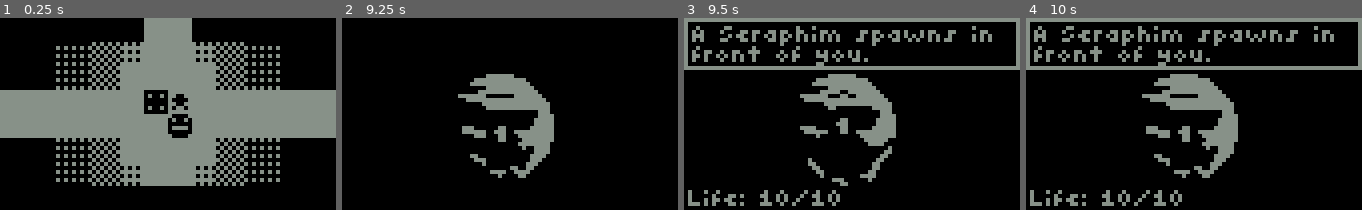
Above: before the commit, frames 1-4 (left to right).
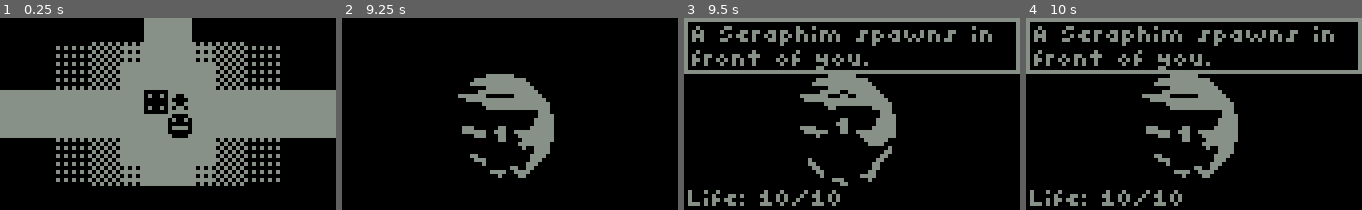
Above: after the commit, the same moments.

Repository: kiwijuice56/nokia-3310-rpg
Game: Godot game, scene res://main/main.tscn
Two runs of this game, one before a commit and one after it. Both use one fixed random seed, a clock stepped at 60 frames per second and the inputs below.
Inputs:
- Up to frame 1 (0.25 s): no input
- Up to frame 2 (9.25 s): tap Enter (ui_accept) at 0.5, 0.77, 1.25, 1.52, 3.02, 3.77, 4.52, 6.02, 6.77, 7.52, 8.75, 9.02 s; hold Right (ui_right) 0.53-1.28 s; hold V (item) 0.53-1.28 s; tap Z (accept) at 0.6, 2.3, 2.85, 4.55, 5, 5.1, 6.8, 7.35, 9.05 s; hold X (back) 1.28-2.03 s; tap V (item) at 1.35, 3.05, 5.85, 7.55 s; tap C (stats) at 1.55, 3.8, 4.35, 6.05, 8.3, 8.85 s; hold Right (ui_right) 2.03-2.78 s; hold C (stats) 2.03-2.78 s; hold Up (ui_up) 2.78-3.53 s; hold V (item) 3.53-4.28 s; hold Left (ui_left) 3.53-5.03 s; hold X (back) 5.03-5.78 s; hold V (item) 5.03-5.78 s; hold Right (ui_right) 5.78-6.53 s; hold Up (ui_up) 6.53-7.28 s; hold C (stats) 6.53-7.28 s; hold Right (ui_right) 7.28-8.03 s; hold X (back) 8.03-8.78 s; hold V (item) 8.03-8.78 s; hold Left (ui_left) from 8.78 s (still down)
- Up to frame 3 (9.5 s): keep holding Left (ui_left)
- Up to frame 4 (10 s): release Left (ui_left) at 9.53 s; hold Up (ui_up) from 9.53 s (still down); hold V (item) from 9.53 s (still down); tap Z (accept) at 9.6 s; tap Enter (ui_accept) at 9.77 s

Frames 1-2 are identical in both runs. In frame 3, 5.8% of the frame differs, in the area x 0-100%, y 14-30%; in frame 4, 5.8%.

Commit message:
Better battle menu

Diff:
--- a/main/dungeon/dungeon.tscn
+++ b/main/dungeon/dungeon.tscn
@@ -1056,7 +1056,7 @@
 convo = Array[ExtResource("9_7s5am")]([SubResource("Resource_ap7ac"), SubResource("Resource_qocjm")])
 fail_convo = Array[ExtResource("9_7s5am")]([SubResource("Resource_006xb"), SubResource("Resource_mn6xr")])
 success_convo = Array[ExtResource("9_7s5am")]([SubResource("Resource_cehl2")])
-min_stat = 12
+min_stat = 8
 stat = "Dexterity"
 
 [node name="Sprite2D" parent="Barrier13" index="1"]
@@ -1099,6 +1099,61 @@
 position = Vector2(243, 357)
 item = "Gold"
 count = 8
+
+[node name="CacheBox86" parent="." instance=ExtResource("7_7woqm")]
+position = Vector2(93, 105)
+item = "Gold"
+count = 10
+
+[node name="CacheBox87" parent="." instance=ExtResource("7_7woqm")]
+position = Vector2(117, 105)
+item = "Gold"
+count = 10
+
+[node name="CacheBox88" parent="." instance=ExtResource("7_7woqm")]
+position = Vector2(153, 105)
+item = "Gold"
+count = 10
+
+[node name="CacheBox89" parent="." instance=ExtResource("7_7woqm")]
+position = Vector2(183, 135)
+item = "Gold"
+count = 10
+
+[node name="CacheBox90" parent="." instance=ExtResource("7_7woqm")]
+position = Vector2(207, 135)
+item = "Gold"
+count = 10
+
+[node name="CacheBox91" parent="." instance=ExtResource("7_7woqm")]
+position = Vector2(135, 87)
+item = "Gold"
+count = 10
+
+[node name="CacheBox92" parent="." instance=ExtResource("7_7woqm")]
+position = Vector2(111, 87)
+item = "Gold"
+count = 10
+
+[node name="CacheBox93" parent="." instance=ExtResource("7_7woqm")]
+position = Vector2(195, 57)
+item = "Gold"
+count = 10
+
+[node name="CacheBox94" parent="." instance=ExtResource("7_7woqm")]
+position = Vector2(207, 57)
+item = "Gold"
+count = 10
+
+[node name="CacheBox95" parent="." instance=ExtResource("7_7woqm")]
+position = Vector2(243, 57)
+item = "Gold"
+count = 10
+
+[node name="CacheBox96" parent="." instance=ExtResource("7_7woqm")]
+position = Vector2(243, 135)
+item = "Gold"
+count = 10
 
 [node name="CacheBox51" parent="." instance=ExtResource("7_7woqm")]
 position = Vector2(267, 327)
@@ -1274,25 +1329,6 @@
 position = Vector2(321, 333)
 item = "Soma"
 count = 1
-
-[node name="Barrier14" parent="." instance=ExtResource("11_hsppn")]
-position = Vector2(75, 405)
-convo = Array[ExtResource("9_7s5am")]([SubResource("Resource_ap7ac"), SubResource("Resource_qocjm")])
-fail_convo = Array[ExtResource("9_7s5am")]([SubResource("Resource_006xb"), SubResource("Resource_mn6xr")])
-success_convo = Array[ExtResource("9_7s5am")]([SubResource("Resource_cehl2")])
-min_stat = 12
-stat = "Dexterity"
-
-[node name="Sprite2D" parent="Barrier14" index="1"]
-texture = ExtResource("16_yackh")
-hframes = 2
-
-[node name="AnimationPlayer" type="AnimationPlayer" parent="Barrier14"]
-libraries = {
-"": SubResource("AnimationLibrary_sniro")
-}
-autoplay = "laser"
-speed_scale = 3.0
 
 [node name="Barrier5" parent="." instance=ExtResource("11_hsppn")]
 position = Vector2(627, 543)
@@ -1400,7 +1436,6 @@
 [editable path="Barrier10"]
 [editable path="Barrier11"]
 [editable path="Barrier13"]
-[editable path="Barrier14"]
 [editable path="Barrier5"]
 [editable path="Barrier12"]
 [editable path="Angel4"]
--- a/main/fight/fight_manager.gd
+++ b/main/fight/fight_manager.gd
@@ -27,12 +27,15 @@
 	index = index % 4
 
 	if old_index != index:
-		var old_text: String = %OptionContainer.get_child(old_index).text
-		%OptionContainer.get_child(old_index).text = old_text.substr(0, len(old_text) - 1)
-		%OptionContainer.get_child(index).text += "<"
+		%OptionContainer.get_child(old_index).get("theme_override_styles/normal").bg_color = Color("#000000")
+		%OptionContainer.get_child(old_index).set("theme_override_colors/font_color", Color("#879188"))
 
+		%OptionContainer.get_child(index).get("theme_override_styles/normal").bg_color = Color("#879188")
+		%OptionContainer.get_child(index).set("theme_override_colors/font_color", Color("#000000"))
+		AudioManager.play_sound("accept", 1)
 	if Input.is_action_just_pressed("accept"):
 		accepted.emit()
+		AudioManager.play_sound("accept", 1)
 
 func update_info() -> void:
 	%FightLifeLabel.text = "Life: %d/%d" % [Status.player_stats.life, Status.player_stats.max_life]
@@ -44,10 +47,10 @@
 func fight() -> void:
 	update_info()
 	Ref.player.can_move = false
-	var encounter: Enemy = encounters[Ref.dungeon.get_difficulty()].pick_random()
-	if encounter == null:
+	if Ref.dungeon.get_difficulty() == 0:
 		Ref.player.can_move = true
 		return
+	var encounter: Enemy = encounters[Ref.dungeon.get_difficulty()].pick_random()
 	%FightMenu/VBoxContainer.visible = false
 	%FightMenu.visible = true
 	%EnemySprite.visible = true
@@ -58,8 +61,6 @@
 	var timer = get_tree().create_timer(1.0)
 	await timer.timeout
 
-	#AudioManager.play_sound("battle", 0)
-
 	%FightMenu/VBoxContainer.visible = true
 	%OptionContainer.visible = false
 	%InfoLabel.visible = true
@@ -69,22 +70,24 @@
 	await timer.timeout
 
 	var ran: bool = false
-
 	encounter = encounter.duplicate()
 	while encounter.life > 0 and Status.player_stats.life > 0:
 		update_info()
-		index = 0
-		%AttackLabel.text += "<"
+
+		%OptionContainer.get_child(index).get("theme_override_styles/normal").bg_color = Color("#879188")
+		%OptionContainer.get_child(index).set("theme_override_colors/font_color", Color("#000000"))
+
 		%OptionContainer.visible = true
 		%InfoLabel.visible = false
 		set_process_input(true)
 		await accepted
+		set_process_input(false)
 
 		%OptionContainer.visible = false
 		%InfoLabel.visible = true
 		if index == 0:
 			encounter.life -= Status.player_stats.strength
-			%InfoLabel.text = "You dealt %d damage!" % Status.player_stats.strength
+			%InfoLabel.text = "You deal %d damage!" % Status.player_stats.strength
 			%EnemySprite/AnimationPlayer.play("hurt")
 			AudioManager.play_sound("bomb", 2)
 			await %EnemySprite/AnimationPlayer.animation_finished
@@ -108,7 +111,7 @@
 			Status.player_stats.items["Soma"] -= 1
 			Status.player_stats.life = Status.player_stats.max_life
 			update_info()
-			%InfoLabel.text = "You fully recovered!"
+			%InfoLabel.text = "You fully recover!"
 			AudioManager.play_sound("heal", 2)
 			timer = get_tree().create_timer(1.2)
 			await timer.timeout
@@ -136,7 +139,7 @@
 				Status.player_stats.items["Bomb"] += 1
 			if index == 2:
 				Status.player_stats.items["Soma"] += 1
-			%InfoLabel.text = "You salvaged the item thanks to your Dexterity!"
+			%InfoLabel.text = "You salvage the item thanks to your Dexterity!"
 			AudioManager.play_sound("good1", 2)
 			timer = get_tree().create_timer(1.5)
 			await timer.timeout
--- a/main/main.tscn
+++ b/main/main.tscn
@@ -180,6 +180,28 @@
 border_color = Color(0.529412, 0.568627, 0.533333, 1)
 anti_aliasing = false
 
+[sub_resource type="StyleBoxFlat" id="StyleBoxFlat_8pt27"]
+content_margin_bottom = 0.0
+bg_color = Color(0.768627, 0.768627, 0.768627, 1)
+expand_margin_left = 1.0
+expand_margin_right = 1.0
+anti_aliasing = false
+
+[sub_resource type="StyleBoxFlat" id="StyleBoxFlat_eq8v6"]
+bg_color = Color(0, 0, 0, 1)
+expand_margin_left = 1.0
+expand_margin_right = 1.0
+
+[sub_resource type="StyleBoxFlat" id="StyleBoxFlat_dnjad"]
+bg_color = Color(0, 0, 0, 1)
+expand_margin_left = 1.0
+expand_margin_right = 1.0
+
+[sub_resource type="StyleBoxFlat" id="StyleBoxFlat_kdcpl"]
+bg_color = Color(0, 0, 0, 1)
+expand_margin_left = 1.0
+expand_margin_right = 1.0
+
 [sub_resource type="ShaderMaterial" id="ShaderMaterial_o3yem"]
 shader = ExtResource("2_dld3a")
 
@@ -267,7 +289,8 @@
 [node name="OptionContainer" type="GridContainer" parent="UI/FightMenu/VBoxContainer/PanelContainer"]
 unique_name_in_owner = true
 layout_mode = 2
-theme_override_constants/v_separation = -1
+theme_override_constants/h_separation = 0
+theme_override_constants/v_separation = 0
 columns = 2
 
 [node name="AttackLabel" type="Label" parent="UI/FightMenu/VBoxContainer/PanelContainer/OptionContainer"]
@@ -276,6 +299,7 @@
 size_flags_horizontal = 3
 size_flags_vertical = 3
 theme_override_colors/font_color = Color(0.529412, 0.568627, 0.533333, 1)
+theme_override_styles/normal = SubResource("StyleBoxFlat_8pt27")
 text = "attack<"
 
 [node name="RunLabel" type="Label" parent="UI/FightMenu/VBoxContainer/PanelContainer/OptionContainer"]
@@ -284,6 +308,7 @@
 size_flags_horizontal = 3
 size_flags_vertical = 3
 theme_override_colors/font_color = Color(0.529412, 0.568627, 0.533333, 1)
+theme_override_styles/normal = SubResource("StyleBoxFlat_eq8v6")
 text = "run"
 
 [node name="SomaLabel" type="Label" parent="UI/FightMenu/VBoxContainer/PanelContainer/OptionContainer"]
@@ -292,6 +317,7 @@
 size_flags_horizontal = 3
 size_flags_vertical = 3
 theme_override_colors/font_color = Color(0.529412, 0.568627, 0.533333, 1)
+theme_override_styles/normal = SubResource("StyleBoxFlat_dnjad")
 text = "soma x0"
 
 [node name="BombLabel" type="Label" parent="UI/FightMenu/VBoxContainer/PanelContainer/OptionContainer"]
@@ -300,14 +326,16 @@
 size_flags_horizontal = 3
 size_flags_vertical = 3
 theme_override_colors/font_color = Color(0.529412, 0.568627, 0.533333, 1)
+theme_override_styles/normal = SubResource("StyleBoxFlat_kdcpl")
 text = "bomb x9"
 
 [node name="InfoLabel" type="Label" parent="UI/FightMenu/VBoxContainer/PanelContainer"]
 unique_name_in_owner = true
+visible = false
 custom_minimum_size = Vector2(70, 0)
 layout_mode = 2
 theme_override_colors/font_color = Color(0.529412, 0.568627, 0.533333, 1)
-theme_override_constants/line_spacing = -1
+theme_override_constants/line_spacing = 0
 text = "the angel dealt 99 damage!"
 autowrap_mode = 2
 visible_characters_behavior = 1
Not shown: 1 places in main/main.tscn that only renumber resources
